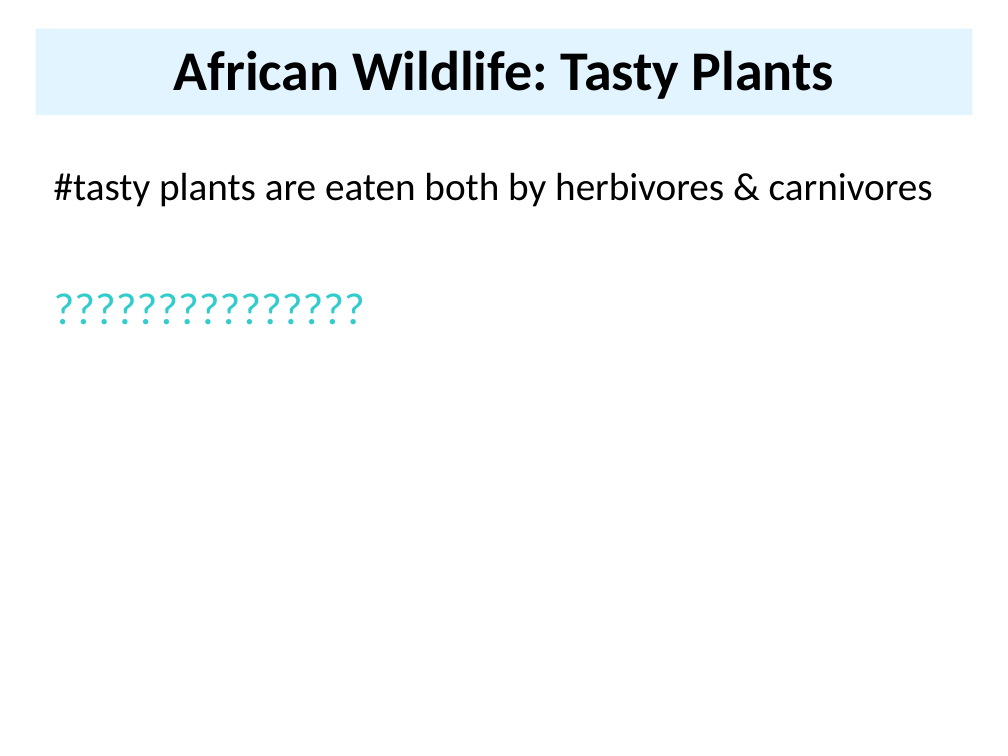
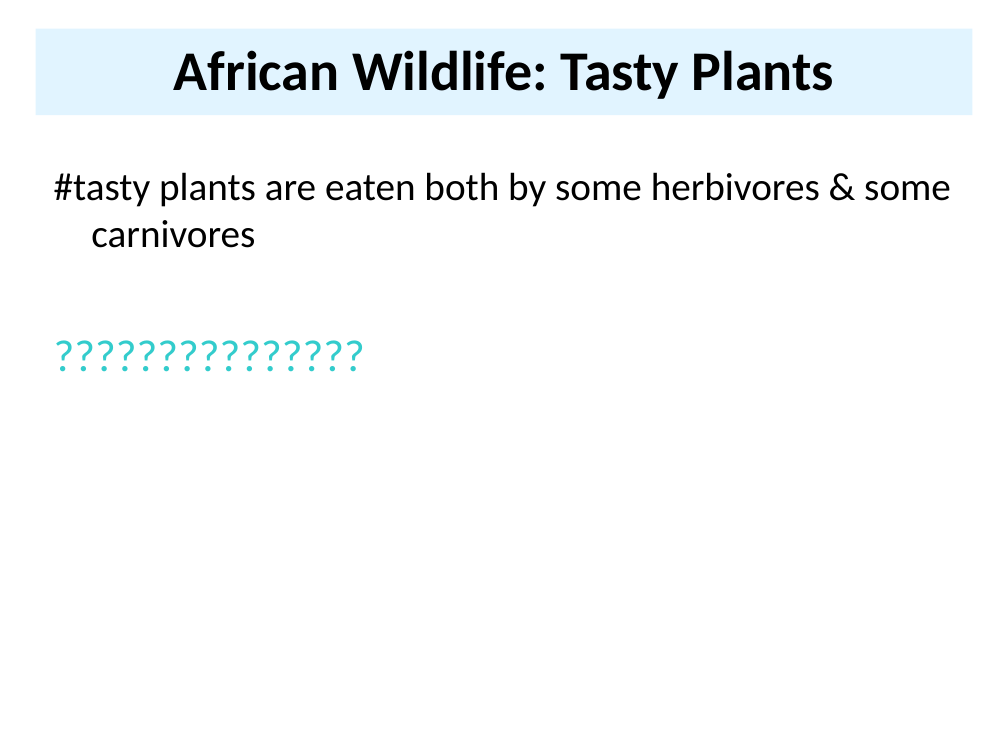
Before and after one commit to UMBC-CMSC-491-691-F19-Knowledge-Graphs/class_material, a slide deck: slide 87 of notes/07_owl/07OWL.pptx. Drawn at 1008x756 pixels with LibreOffice and Linux fonts; fonts in the diff are those of the drawing. Boxes give left, top, right and bottom in pixels: in the first picture for what was removed or moved away, otherwise in the second. Text is boxed around its words. In the diff, an @@ line names an element or a change of style, - is before the commit and + after.

```diff
--- a/notes/07_owl/07OWL.pptx
+++ b/notes/07_owl/07OWL.pptx
@@ text at (54, 172, 951, 248): text changed @@
-#tasty plants are eaten both by herbivores & carnivores
+#tasty plants are eaten both by some herbivores & some carnivores
```
Also in this commit, not shown: 4 other slides changed, 3 other files.
